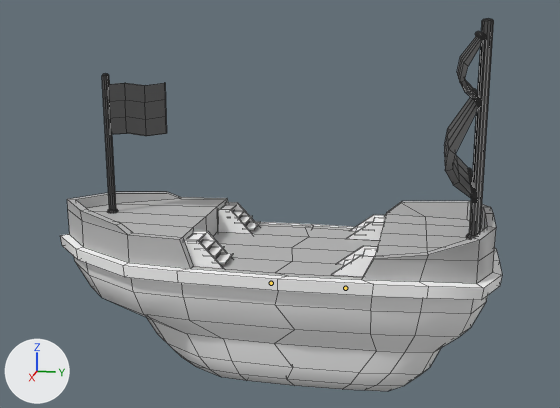
Renders of the FBX model Assets/Visuals/Models/World/(NEW) breakable boat.fbx from each side of a commit.
The view is the same before and after, from a camera (50 mm lens) standing at (31.9, 4.6, 10.4) and looking at (-0.2, -1.8, 2.4). The lights are fixed; the arrows at lower left show +X, +Y and +Z. Both versions are drawn at frame 56 of the action 'Take 001'; the numbers are the values there. The bones that bend it are drawn over the model as lines. Mesh edges are drawn as thin lines.

Objects in the first picture: 'back_ship_half', 'back_stairs_L', 'back_stairs_R', 'front_ship_half', 'front_stairs_L', 'front_stairs_R'.
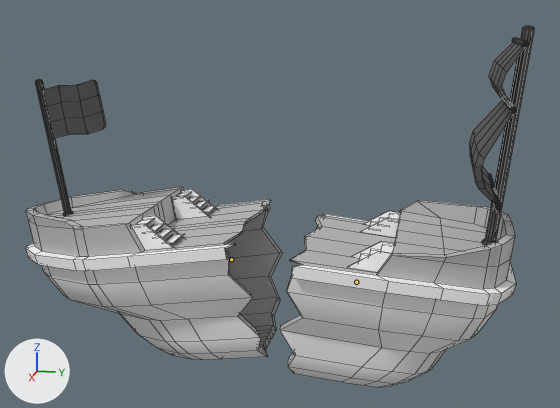
Pixel boxes [x1, y1, x2, y2] of what changed, in the pictures (560 x 408 px):
```json
{"object": "front_ship_half", "change": "posed", "before": [60, 73, 313, 386], "after": [26, 79, 282, 360], "on screen": "10% shorter"}
{"object": "back_ship_half", "change": "posed", "before": [275, 19, 502, 391], "after": [280, 26, 535, 387], "on screen": "12% wider"}
{"object": "front_stairs_R", "change": "posed", "before": [218, 202, 260, 234], "after": [172, 189, 218, 219], "on screen": "9% wider, 6% shorter"}
{"object": "back_stairs_L", "change": "posed", "before": [331, 246, 377, 277], "after": [347, 242, 394, 272]}
{"object": "back_stairs_R", "change": "posed", "before": [346, 215, 385, 241], "after": [361, 211, 400, 238]}
{"bone": "front_ship_half", "before": "(271, 283) to (271, 283)", "after": "(231, 259) to (231, 259)"}
{"bone": "back_ship_half", "before": "(345, 288) to (345, 288)", "after": "(356, 282) to (356, 281)"}
```

Edits to the scene script, one JSON object a line:
```json
{"block": "bone_front_ship_half", "where": "bone_front_ship_half = bpy.data.objects['joints'].pose.bones['front_ship_half']"}
{"op": "set", "path": "bone_front_ship_half.location", "old": "(0.0, 0.0, 0.0)", "new": "(180.3, 94.9, 0.0)"}
{"op": "set", "path": "bone_front_ship_half.rotation_quaternion", "old": "(1.0, 0.0, 0.0, 0.0)", "new": "(0.997, 0.0, 0.0, -0.08)", "note": "degrees (0, 0, 0) -> degrees (0, 0, -9)"}
{"block": "bone_back_ship_half", "where": "bone_back_ship_half = bpy.data.objects['joints'].pose.bones['back_ship_half']"}
{"op": "set", "path": "bone_back_ship_half.location", "old": "(0.0, 0.0, 0.0)", "new": "(-45.4, 33.2, 0.0)"}
{"op": "set", "path": "bone_back_ship_half.rotation_quaternion", "old": "(1.0, 0.0, 0.0, 0.0)", "new": "(0.999, 0.0, 0.0, 0.052)", "note": "degrees (0, 0, 0) -> degrees (0, 0, 6)"}
```
